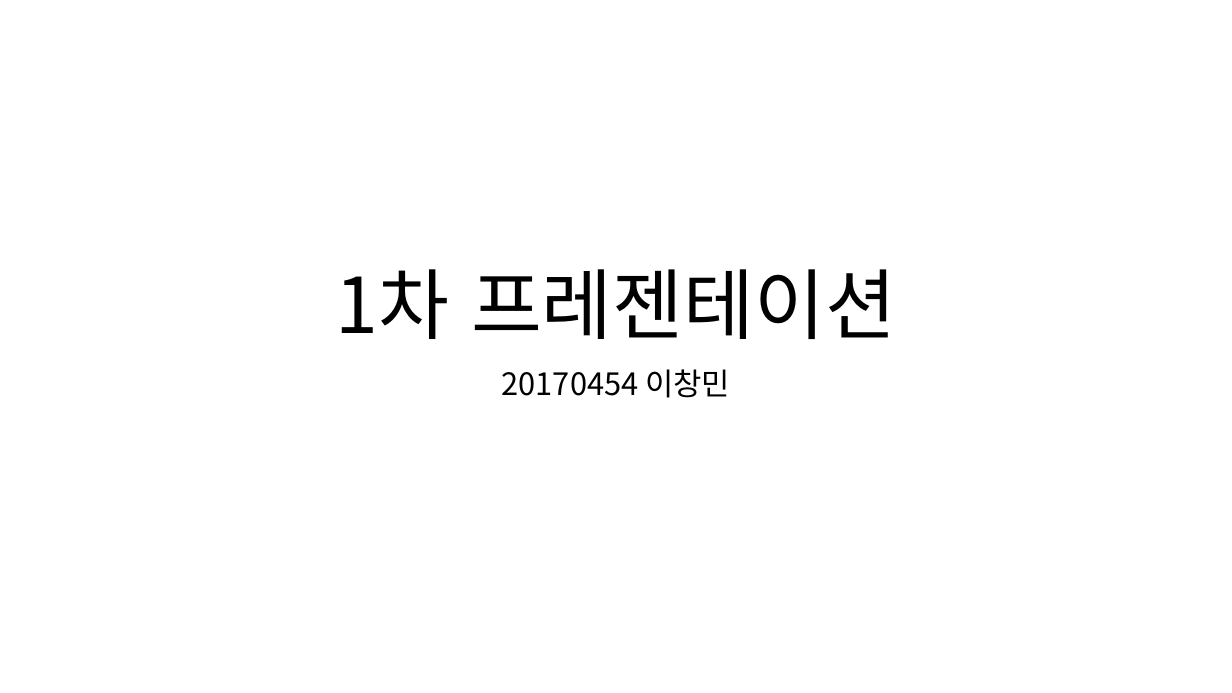
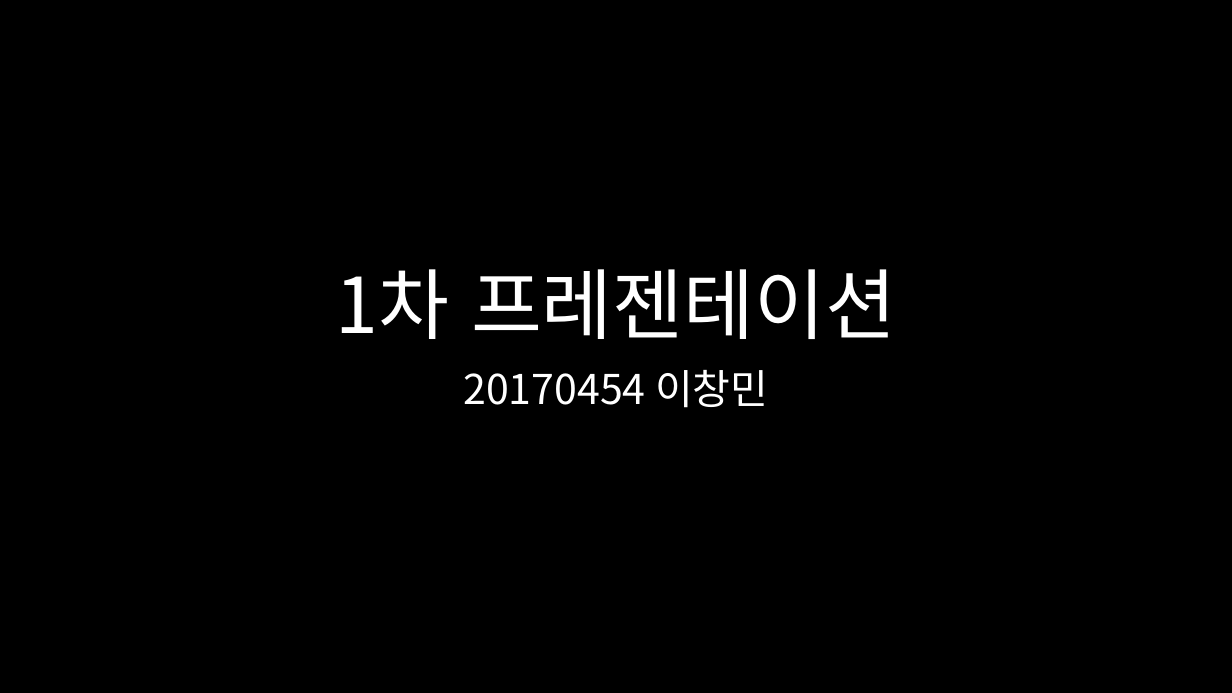
Before and after one commit to ChangminYi/SWProgramming_2, a slide deck: slide 1 of 1st_presentation_20170454.pptx. Drawn at 1232x693 pixels with LibreOffice and Linux fonts; fonts in the diff are those of the drawing. Boxes give left, top, right and bottom in pixels: in the first picture for what was removed or moved away, otherwise in the second. Text is boxed around its words. In the diff, an @@ line names an element or a change of style, - is before the commit and + after.

Commit message:
Design Change & Content Added

```diff
--- a/1st_presentation_20170454.pptx
+++ b/1st_presentation_20170454.pptx
@@ background #FFFFFF to #000000 @@
@@ title "1차 프레젠테이션" at (336,269,896,339): text colour #000000 to #FFFFFF @@
@@ subtitle "20170454 이창민" at (463,370,768,408): size 24 to 32 pt, text colour #000000 to #FFFFFF @@
```
Also in this commit, not shown: 2 other slides changed, 2 slides added.
